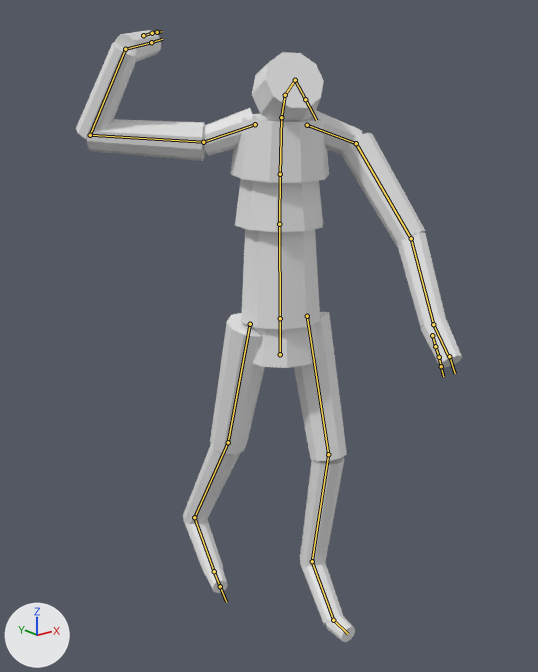
An edit to the FBX model WhipItUp-Unity/Assets/WhipItUp/Anim/WhipAnim_Body.fbx, drawn before and after from the same camera.
Camera for both pictures: a 50 mm lens placed at (-1.469, -1.752, 1.725), pointed at (-0.101, -0.042, 1.041). Arrows for +X, +Y and +Z are at lower left; the lights stay in place. The first picture is the older version. Both versions are drawn at frame 8 of the action 'ValheimPlayer|Body_G_LashGrab'; the numbers are the values there. The bones that change, and the others that lie on the model, are drawn over the model as lines.

Names of what the first picture shows: 'BodyProxy'.
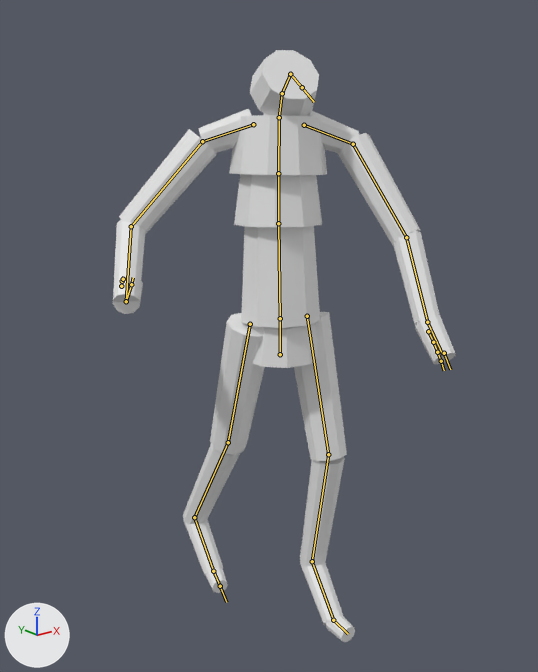
The edits, one by one:
Bone 'Spine' (bone_spine) turns from (3, -6, 0) to (1, -7, -1) degrees about its own x, y and z.
Bone 'Spine1' (bone_spine1) turns from (4, -8, -1) to (1, -8, -1) degrees about its own x, y and z.
Bone 'Spine2' (bone_spine2) turns from (4, -8, -1) to (1, -8, -1) degrees about its own x, y and z.
Bone 'LeftArm' (bone_leftarm) turns from (-59, -35, -6) to (-64, -31, 3) degrees about its own x, y and z.
Bone 'LeftForeArm' (bone_leftforearm) turns from (-19, 13, -14) to (-21, 13, -12) degrees about its own x, y and z.
Bone 'RightArm' (bone_rightarm) turns from (4, 26, -5) to (-83, -43, 88) degrees about its own x, y and z.
Bone 'RightForeArm' (bone_rightforearm) turns from (91, -40, 39) to (44, -11, 26) degrees about its own x, y and z.
Bone 'RightHand' (bone_righthand) turns from (-63, -139, -14) to (-24, -48, 178) degrees about its own x, y and z.

What differs and where, as boxes (x1, y1, x2, y2) in the pictures (538 x 672 px):
'BodyProxy', posed (11% narrower): before (76, 30, 462, 642); after (112, 50, 455, 642)
bone 'Spine', root to tip: before (280, 318) to (279, 224); after (280, 318) to (278, 223)
bone 'Spine1', root to tip: before (279, 224) to (280, 174); after (278, 223) to (278, 173)
bone 'Spine2', root to tip: before (280, 174) to (281, 118); after (278, 173) to (279, 118)
bone 'LeftArm', root to tip: before (356, 143) to (411, 238); after (353, 144) to (406, 237)
bone 'LeftForeArm', root to tip: before (411, 238) to (433, 324); after (406, 237) to (427, 322)
bone 'RightArm', root to tip: before (203, 142) to (90, 135); after (202, 141) to (131, 226)
bone 'RightForeArm', root to tip: before (90, 135) to (125, 49); after (131, 226) to (126, 301)
bone 'RightHand', root to tip: before (125, 49) to (149, 43); after (126, 301) to (131, 286)
